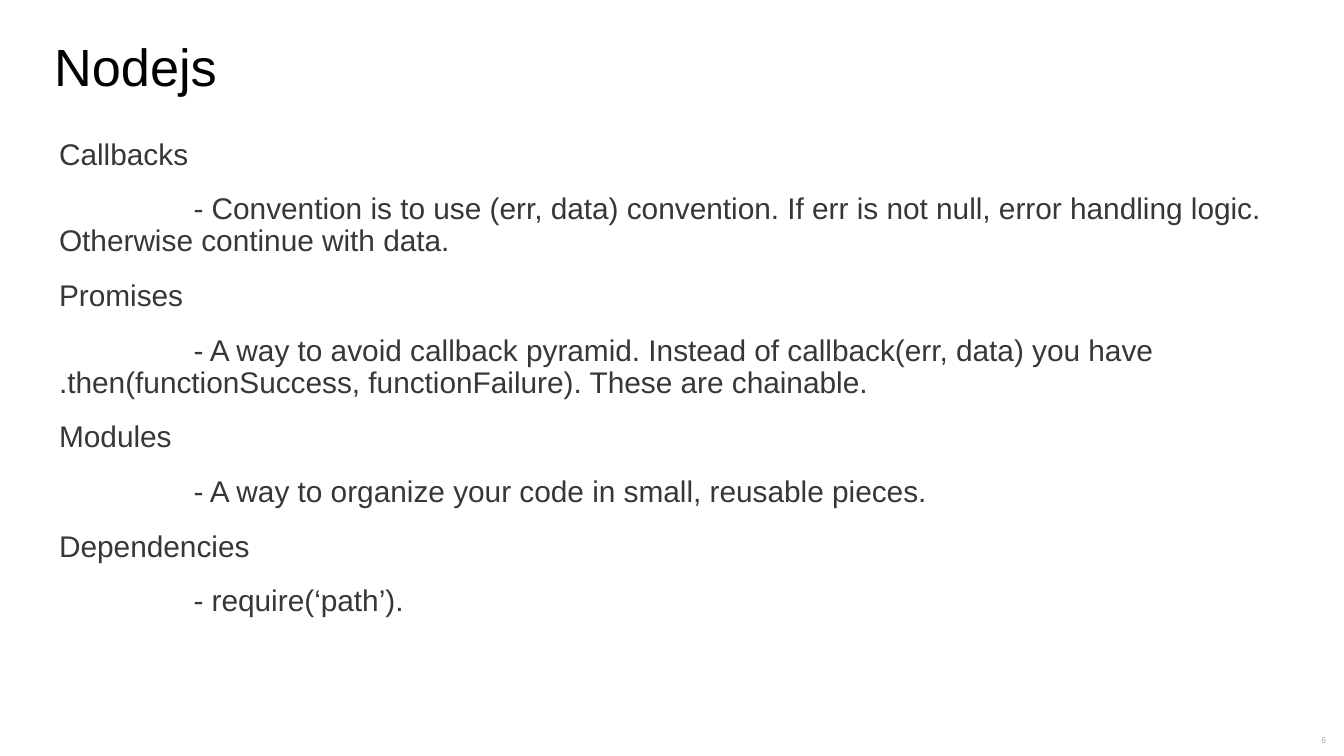
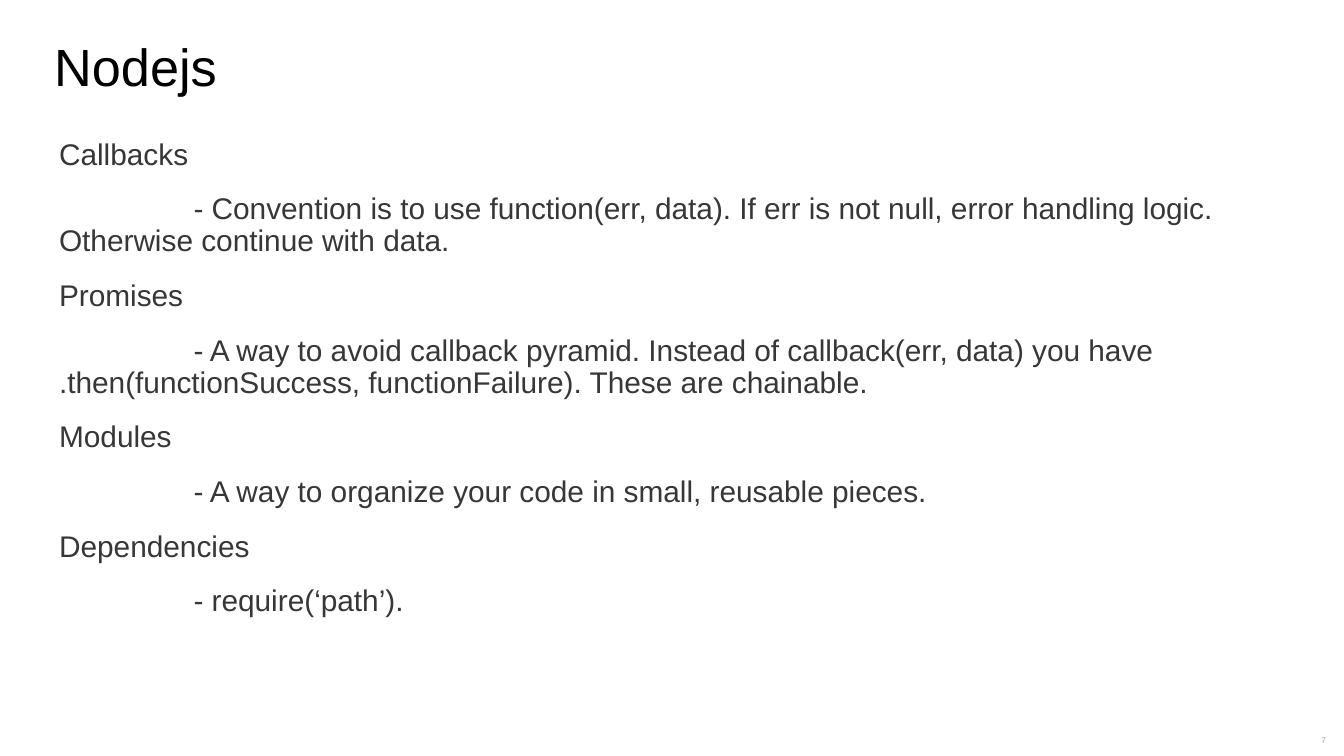
Before and after one commit to kkolberg/prototypes, a slide deck: slide 7 of Lambda Serverless.pptx (slide 6 before the commit). Drawn at 1344x756 pixels with LibreOffice and Linux fonts; fonts in the diff are those of the drawing. Boxes give left, top, right and bottom in pixels: in the first picture for what was removed or moved away, otherwise in the second. Text is boxed around its words. In the diff, an @@ line names an element or a change of style, - is before the commit and + after.

Commit message:
more stuff

```diff
--- a/Lambda Serverless.pptx
+++ b/Lambda Serverless.pptx
@@ text at [59,197,1213,252]: text changed @@
-- Convention is to use (err, data) convention. If err is not null, error handling logic. Otherwise continue with data.
+- Convention is to use function(err, data). If err is not null, error handling logic. Otherwise continue with data.
```
Also in this commit, not shown: 2 other slides changed, 1 slide added, 1 slide removed.
